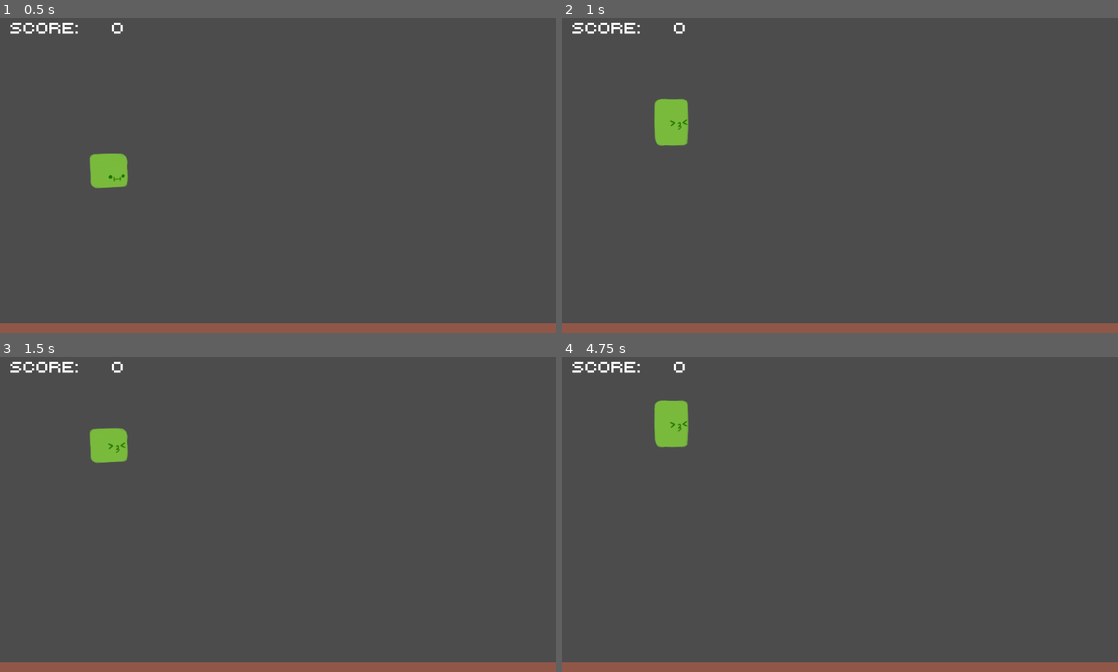
Above: before the commit, frames 1-4 (two rows, left to right).
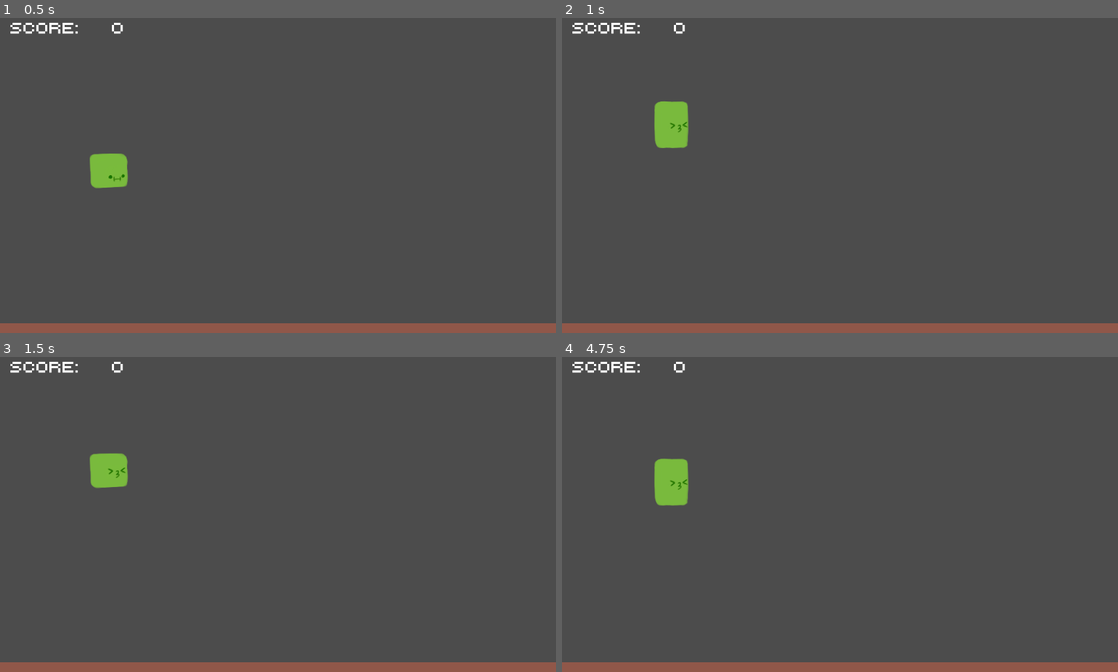
Above: after the commit, the same moments.

Repository: CoryParsnipson/bouncy-block
Game: Godot game, scene res://Main.tscn
Same seed, same stepped clock (60 frames per second), same inputs: the game is played once before the commit and once after it.
Inputs:
- Up to frame 1 (0.5 s): no input
- Up to frame 2 (1 s): tap Enter (ui_accept) at 0.5, 0.77 s
- Up to frame 3 (1.5 s): tap Enter (ui_accept) at 1.07 s
- Up to frame 4 (4.75 s): tap Enter (ui_accept) at 1.52, 1.82, 3.02, 3.32, 3.77, 4.07, 4.52 s

Frame 1 is identical in both runs. In frame 2, 0.2% of the frame differs, in the area x 16-23%, y 25-42%; in frame 3, 1.1%; in frame 4, 1.8%, in the area x 16-23%, y 13-48%.

Commit message:
Tweak gravity and acceleration physics

Diff:
--- a/Main.gd
+++ b/Main.gd
@@ -4,7 +4,7 @@
 export var barrier_speed_max = 13
 export var barrier_wait_time_min = 1.5
 export var barrier_wait_time_max = 3
-export var barrier_gap_radius_min = 70
+export var barrier_gap_radius_min = 80
 export var barrier_gap_radius_max = 120
 export var barrier_min_buffer = 100
 export var barrier_max_buffer = 100
--- a/Player.gd
+++ b/Player.gd
@@ -3,8 +3,8 @@
 export var velocity = Vector2()
 export var acceleration = Vector2()
 
-export var jump_accel = 120
-export var gravity = Vector2(0, 30)
+export var jump_accel = 150
+export var gravity = Vector2(0, 45)
 
 export var disable_physics = false
 export var disable_input = false
